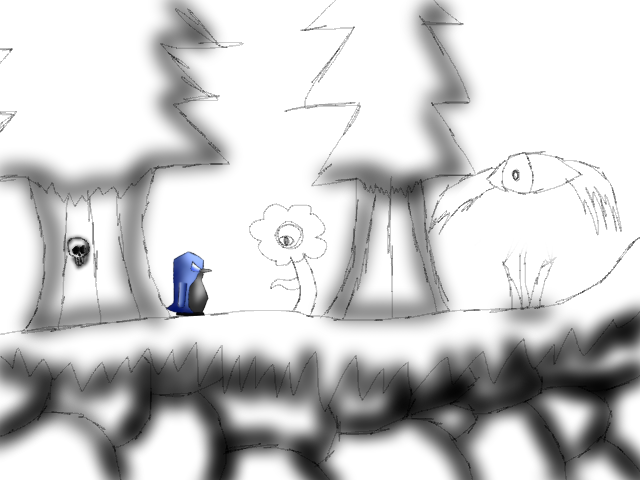
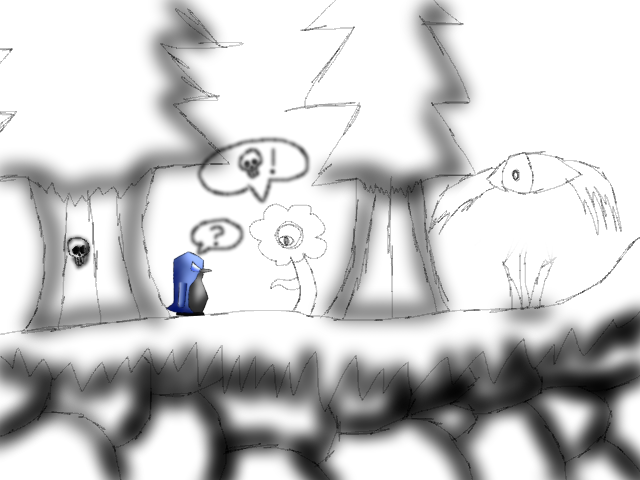
Revision of a layered 640×480 image; what changed, layer by layer:
painted on "Background" over [188, 135, 312, 258]
